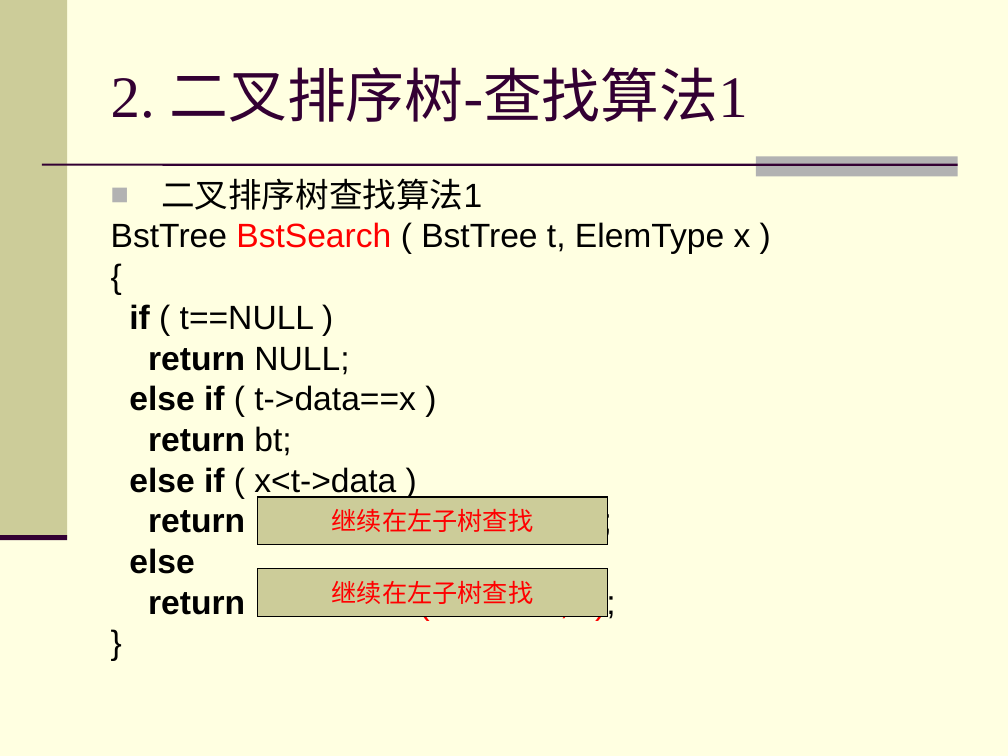
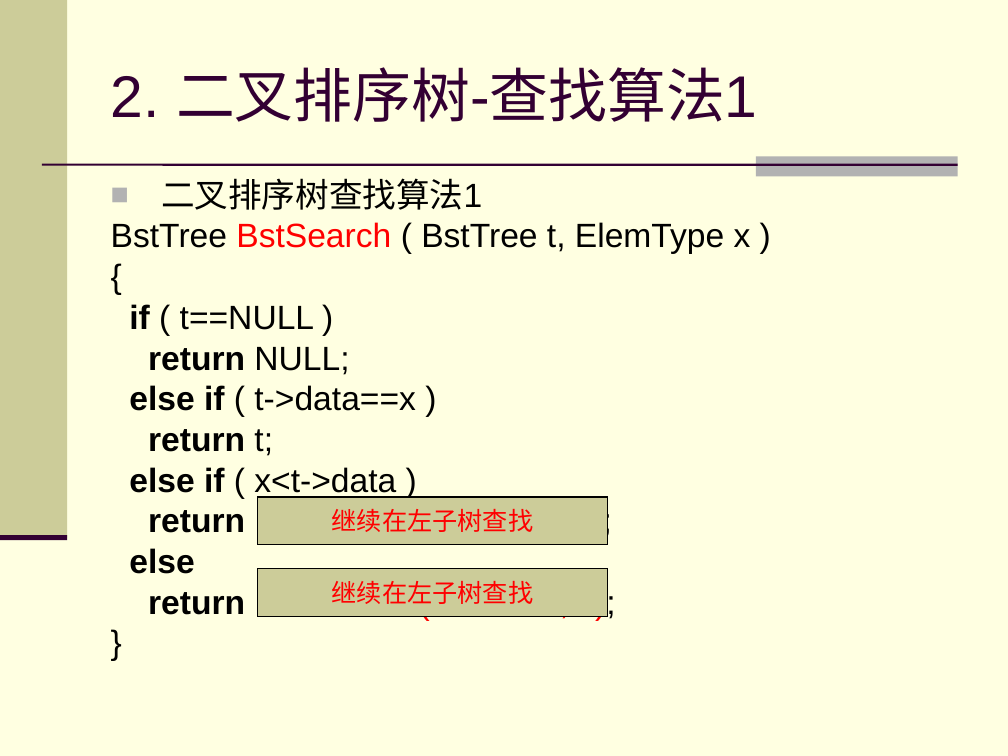
Before and after one commit to zhuangbo/ds-cpp, a slide deck: slide 6 of slides/PPT/ds9.2.1.ppt. Drawn at 1008x756 pixels with LibreOffice and Linux fonts; fonts in the diff are those of the drawing. Boxes give left, top, right and bottom in pixels: in the first picture for what was removed or moved away, otherwise in the second. Text is boxed around its words. In the diff, an @@ line names an element or a change of style, - is before the commit and + after.

Commit message:
Fix slide code

```diff
--- a/slides/PPT/ds9.2.1.ppt
+++ b/slides/PPT/ds9.2.1.ppt
@@ title "2. 二叉排序树-查找算法1" at [111,67,757,122]: font Times New Roman to Arial @@
@@ text at [148,429,273,456]: text changed @@
-return bt;
+return t;
```
Also in this commit, not shown: 16 other slides changed.
